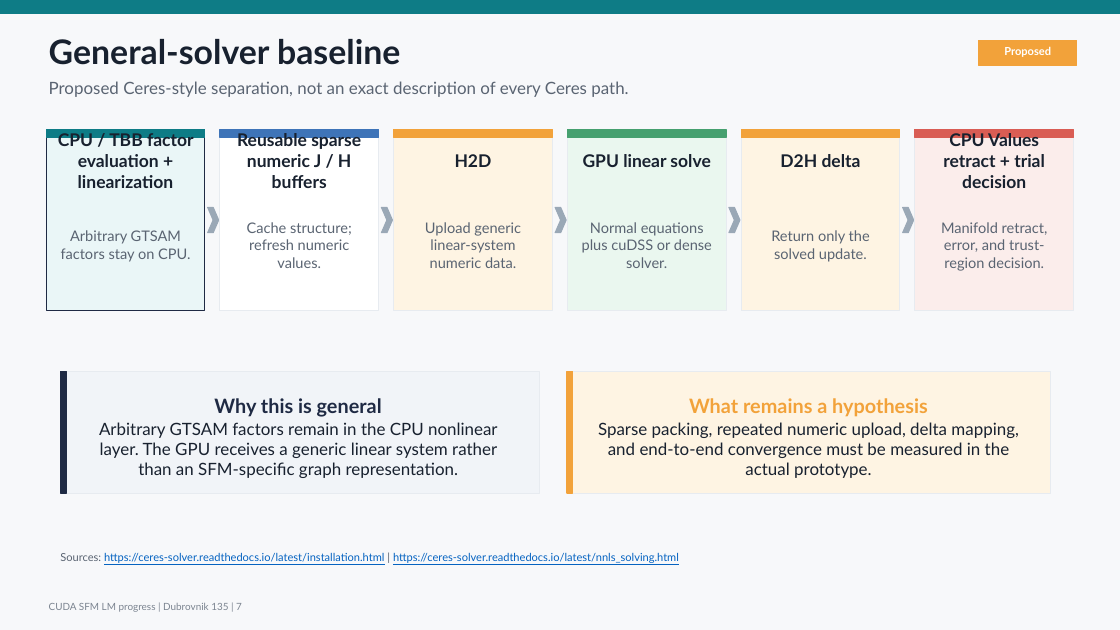
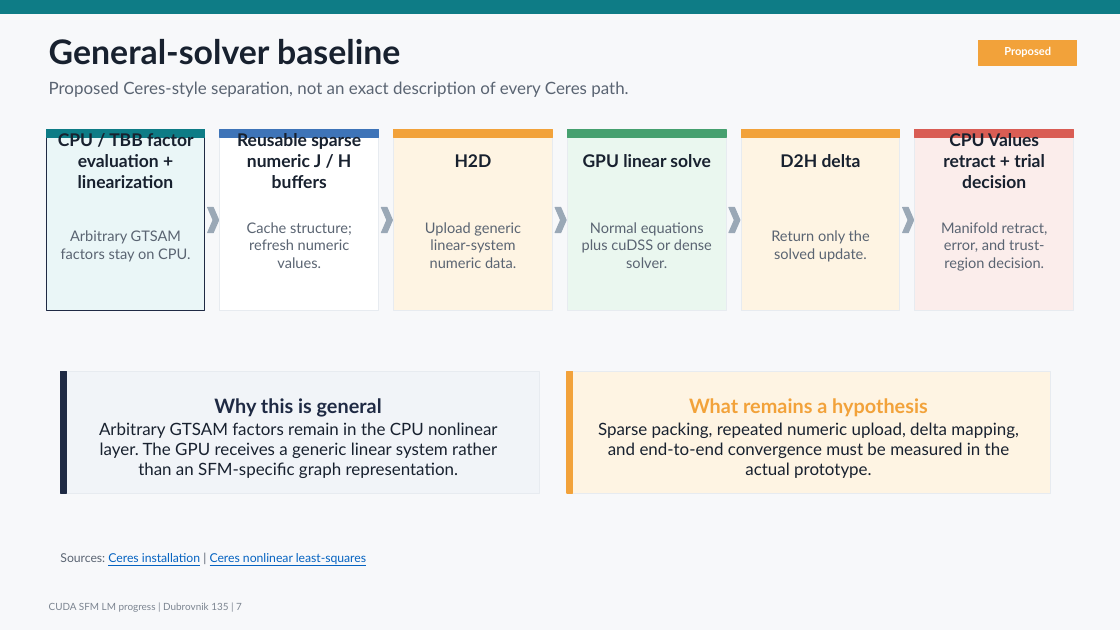
Before and after one commit to borglab/gtsam, a slide deck: slide 7 of timing/sfm_ba/benchmark_logs/20260710T_cuda_sfm_progress/cuda_sfm_progress_update.pptx. Drawn at 1120x630 pixels with LibreOffice and Linux fonts; fonts in the diff are those of the drawing. Boxes give left, top, right and bottom in pixels: in the first picture for what was removed or moved away, otherwise in the second. Text is boxed around its words. In the diff, an @@ line names an element or a change of style, - is before the commit and + after.

```diff
--- a/timing/sfm_ba/benchmark_logs/20260710T_cuda_sfm_progress/cuda_sfm_progress_update.pptx
+++ b/timing/sfm_ba/benchmark_logs/20260710T_cuda_sfm_progress/cuda_sfm_progress_update.pptx
@@ text at bbox=[60, 553, 366, 564]: text changed; size 9.5 to 10.5 pt @@
-Sources: https://ceres-solver.readthedocs.io/latest/installation.html | https://ceres-solver.readthedocs.io/latest/nnls_solving.html
+Sources: Ceres installation | Ceres nonlinear least-squares
```
Also in this commit, not shown: 4 other slides changed, 13 other files.
